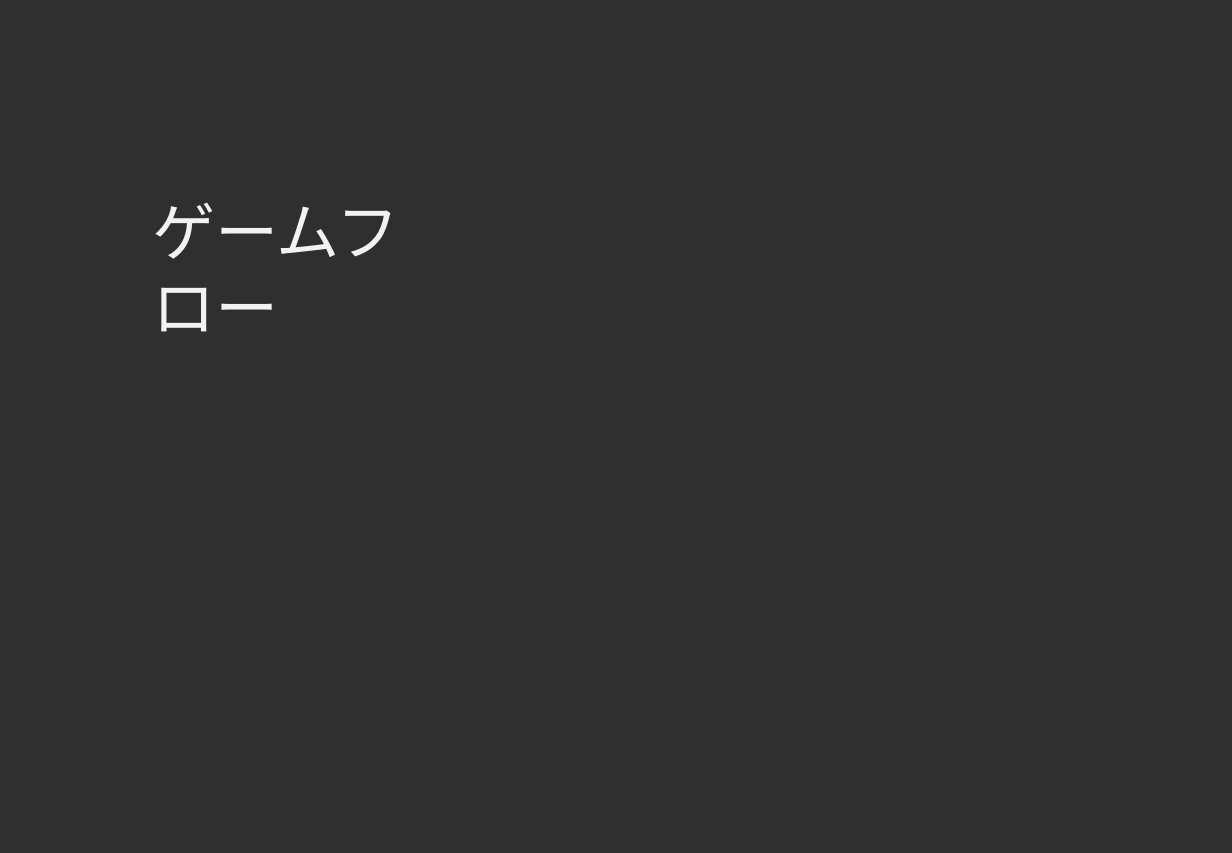
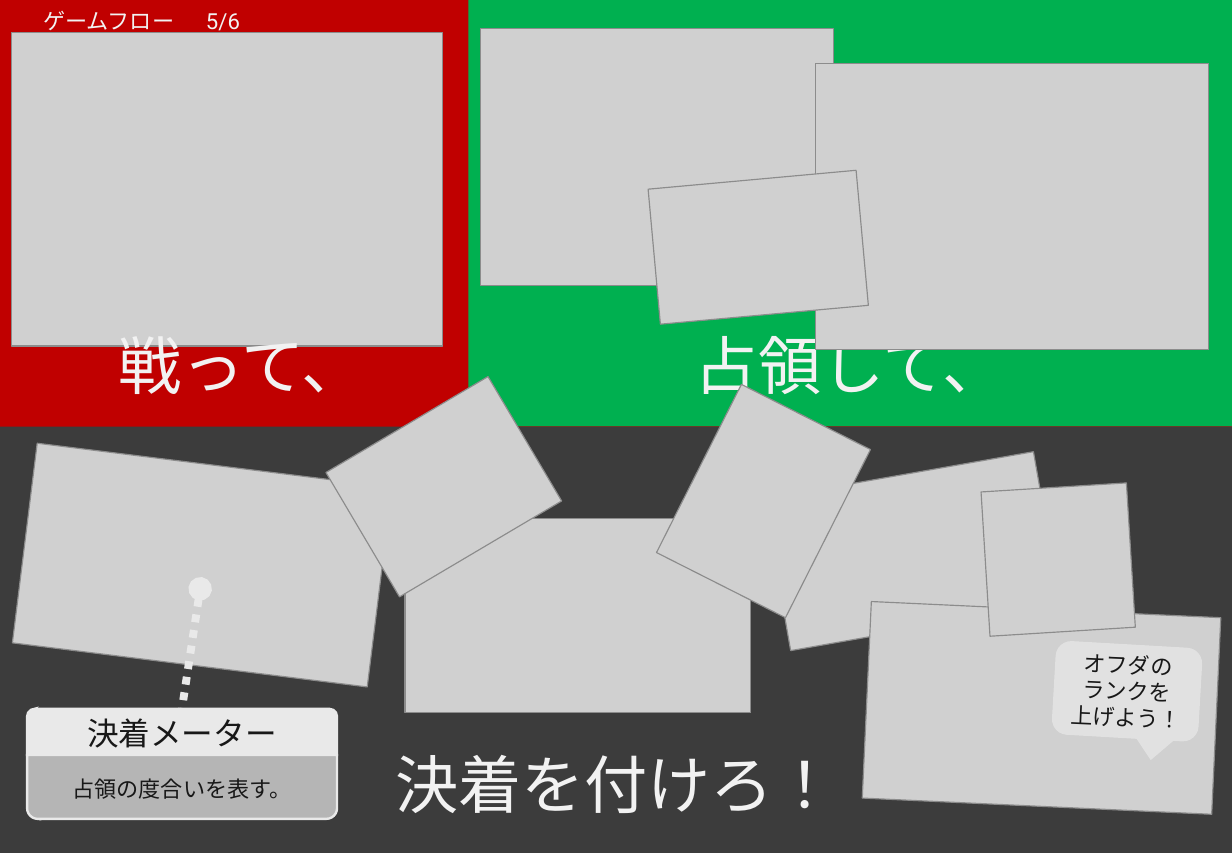
Before and after one commit to player00013/Obsidian_HyperCasual, a slide deck: slide 6 of 00_共同開発テンプレ/07_ライブラリ/外部資料/ハコノナカ_企画書.pptx. Drawn at 1232x853 pixels with LibreOffice and Linux fonts; fonts in the diff are those of the drawing; grey boxes stand for pictures. Boxes give left, top, right and bottom in pixels: in the first picture for what was removed or moved away, otherwise in the second. Text is boxed around its words. In the diff, an @@ line names an element or a change of style, - is before the commit and + after.

```diff
--- a/00_共同開発テンプレ/07_ライブラリ/外部資料/ハコノナカ_企画書.pptx
+++ b/00_共同開発テンプレ/07_ライブラリ/外部資料/ハコノナカ_企画書.pptx
@@ background #2F2F2F to #C00000 @@
@@ text at (43,11,240,35): text changed; size 40 to 14 pt; font Noto Sans CJK JP to Roboto @@
-ゲームフロー
+ゲームフロー 5/6
@@ rectangle added at (469,0,1232,427), fill #00B050 @@
@@ picture added at (481,28,834,286) @@
@@ picture added at (11,33,443,347) @@
@@ picture added at (816,64,1209,350) @@
@@ picture added at (648,171,869,325) @@
@@ text added at (118,325,364,394), 40 pt, text #F2F2F2 @@
+戦って、
@@ text added at (695,325,1006,404), 40 pt, text #F2F2F2 @@
+占領して、
@@ picture added at (326,376,562,597) @@
@@ picture added at (656,384,870,618) @@
@@ rectangle added at (0,427,1232,853), fill #3C3C3C @@
@@ picture added at (13,443,392,687) @@
@@ picture added at (765,452,1061,651) @@
@@ picture added at (981,482,1135,636) @@
@@ picture added at (405,519,751,713) @@
@@ arrow added from (182, 709) to (200, 589), #E9E9E9 5 pt dashed @@
@@ picture added at (863,602,1221,814) @@
@@ rounded speech box added at (1052,641,1204,744), fill #E9E9E9 at 70% opacity @@
@@ text added at (1070,654,1172,728), 14 pt, text #181818 @@
+オフダの
+ランクを
+上げよう！
@@ group added at (27,709,338,819): 2 round same rects, 2 texts @@
+決着メーター
+占領の度合いを表す。
@@ text added at (395,755,837,813), 40 pt, text #F2F2F2 @@
+決着を付けろ！
```
Also in this commit, not shown: 7 other slides changed, 1 slide added, 8 other files.
